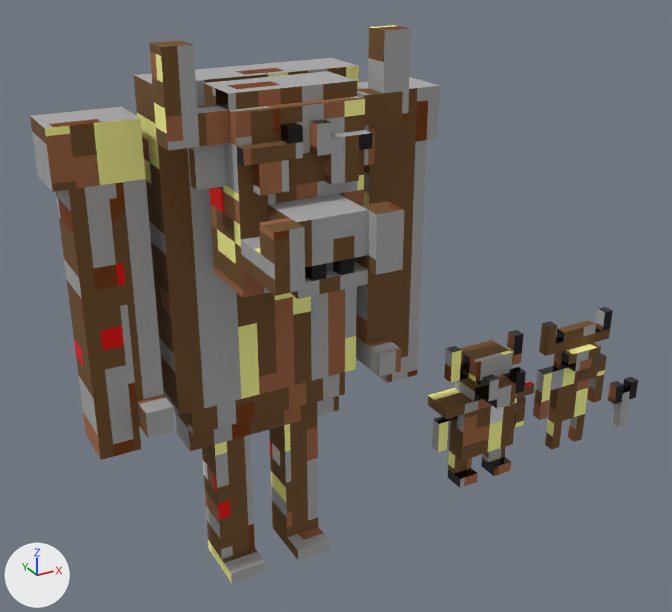
The glTF model wot_cute_models/gltf/trolloc_boar.glb as it was, and as the next commit left it.
One viewpoint serves both versions: a 50 mm camera at (-40.1, -54.3, 58.8) aimed at (-7.9, 4.3, 29.5). Every picture has the same lights, and +X, +Y and +Z are marked at lower left. Where no turn or scale is listed for an object, it has been applied to the vertices. Vertices at the same position are counted once.

Objects in the first picture: 'pl0'.
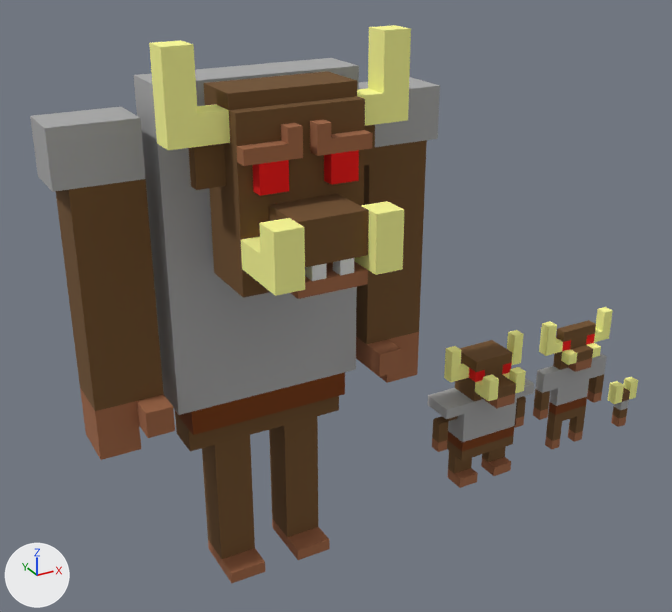
What differs and where, as boxes (x1, y1, x2, y2) in the pictures (672 x 612 px):
part 1 of me_geometry5, added
    after: (30, 25, 638, 583)
part 2 of me_geometry5, surface changed
    both: (237, 119, 638, 424)

The change, as a list of edits to the scene's bpy script:
```text
Change me_geometry5:
    used by ob_pl0; location = (0.0, 0.0, 29.5)
    remove me_geometry5.from_pydata(...)  # 539 vertices, 784 faces; spans x -28.5..28.5, y -7.5..7.5, z -21.5..21.5
    add me_geometry5.from_pydata(...)  # 3952 vertices, 7900 faces; spans x -28.5..28.5, y -7.5..7.5, z -21.5..21.5
    me_geometry5 part 1: 3413 vertices added at x -28.5..28.5, y -7.5..7.5, z -21.5..21.5
    me_geometry5 part 2: 164 kept faces spanning x -18.5..28.5, y -6.5..7.5, z -21.5..16.5 get new texture (UV) coordinates
```
